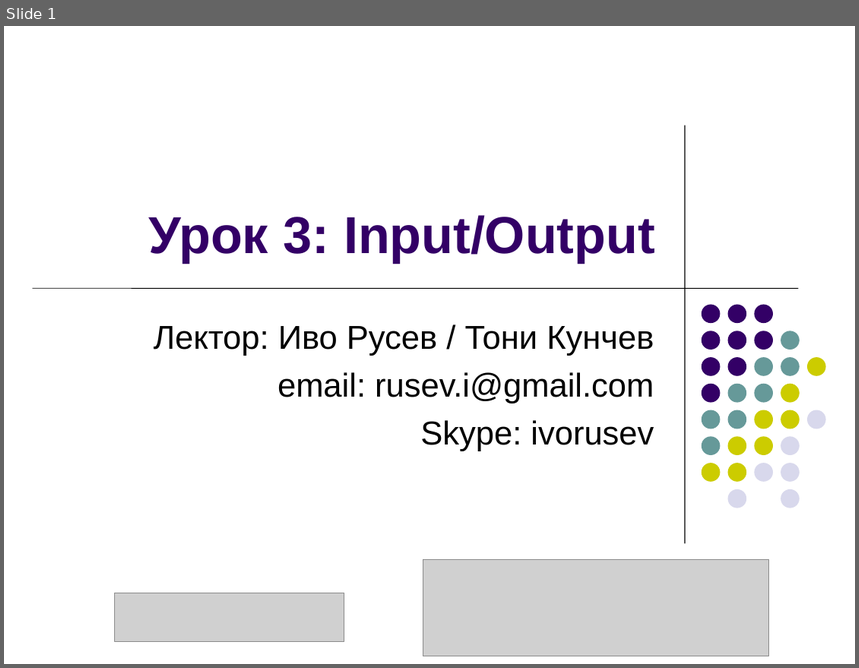
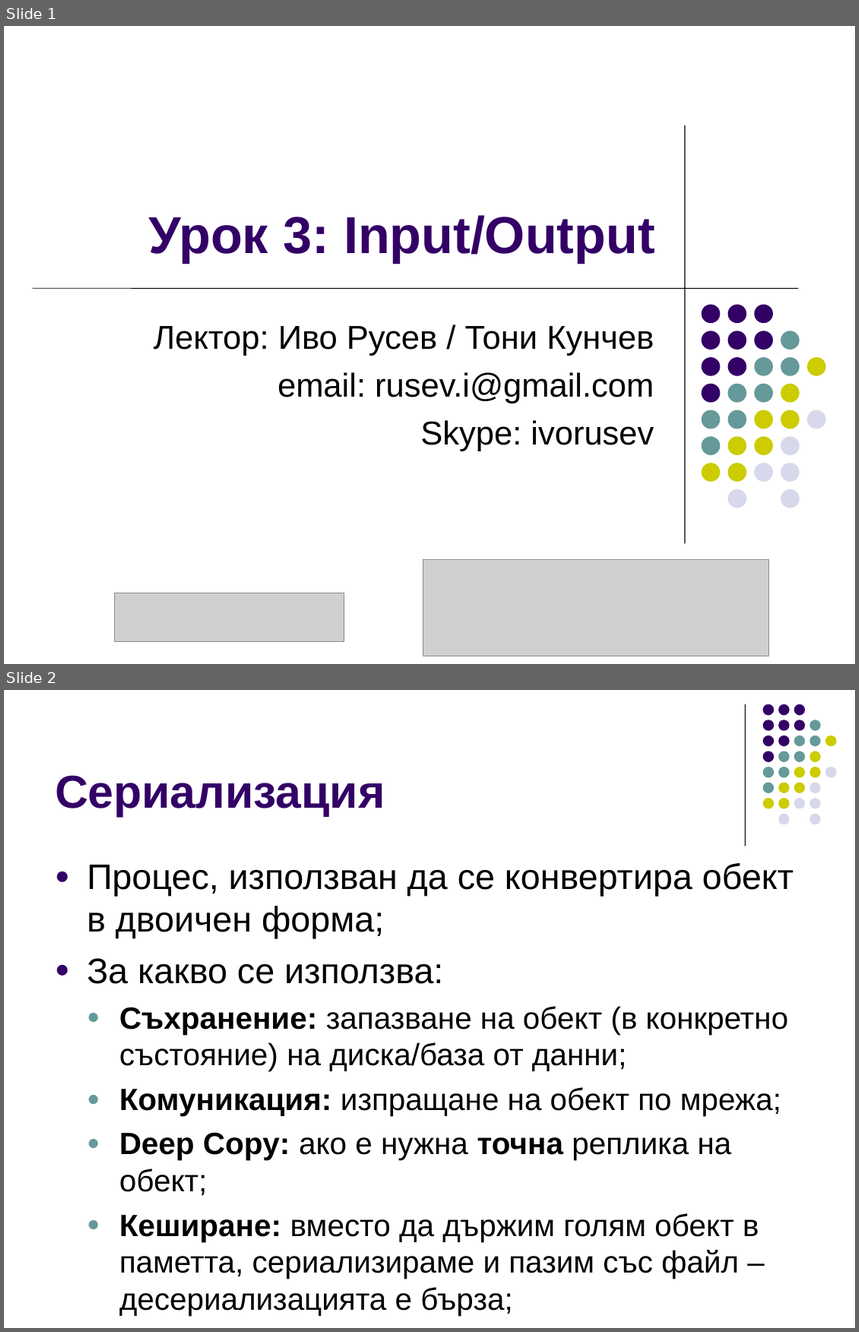
Before and after one commit to ivorusev/startup-factory-java-course, a slide deck: slides/5-Serialization+Maven.ppt. Shown one above the other, each under a label of ours: slide 1 before the commit, slides 1 and 2 after it. The pictures are 859x668 and 859x1332 pixels, drawn with LibreOffice and Linux fonts; fonts in the diff are those of the drawing; grey boxes stand for pictures. Boxes give left, top, right and bottom in pixels: in the first picture for what was removed or moved away, otherwise in the second. Text is boxed around its words. In the diff, an @@ line names an element or a change of style, - is before the commit and + after.

```diff
--- a/slides/5-Serialization+Maven.ppt
+++ b/slides/5-Serialization+Maven.ppt
@@ slide 2 added at box(4, 690, 855, 1328), background #FFFFFF @@
@@ line added from (746, 704) to (746, 846), #000000 0.74 pt @@
@@ title added at box(55, 775, 385, 817), 39 pt, text #330066, bold @@
+Сериализация
@@ group added at box(763, 704, 836, 825): 31 ellipses @@
@@ text added at box(87, 863, 794, 1316), 26 pt, text #000000 @@
+● Процес, използван да се конвертира обект в двоичен форма;
+● За какво се използва:
+  ● Съхранение: запазване на обект (в конкретно състояние) на диска/база от данни;
+  ● Комуникация: изпращане на обект по мрежа;
+  ● Deep Copy: ако е нужна точна реплика на обект;
+  ● Кеширане: вместо да държим голям обект в паметта, сериализираме и пазим със файл – десериализацията е бърза;
```
Also in this commit, not shown: 3 slides changed, 5 other slides added, 9 slides removed, 1 other file.
